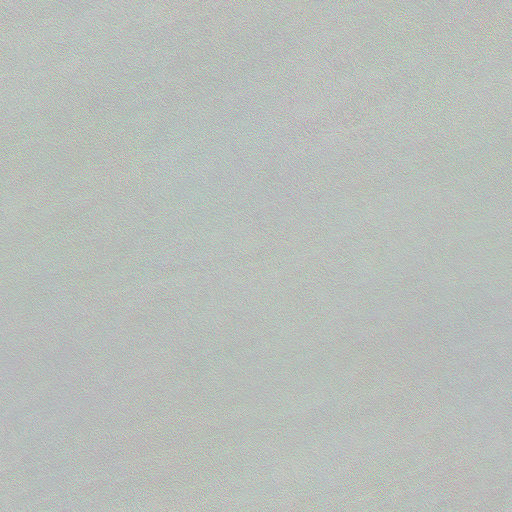
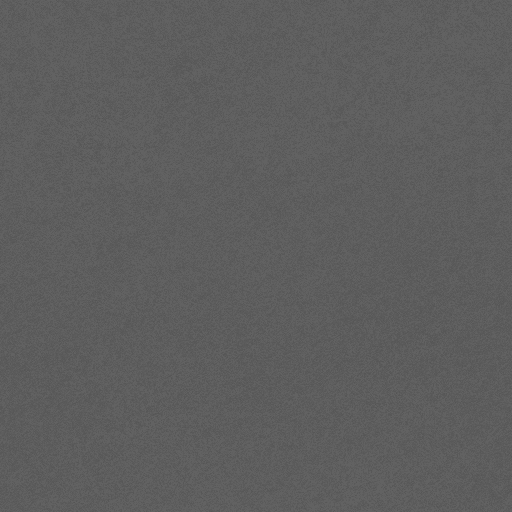
Layer changes from the first 512x512 image to the second:
"Layer 1": opacity 45% → 90%, painted on it over <box>0,0,512,512</box>
